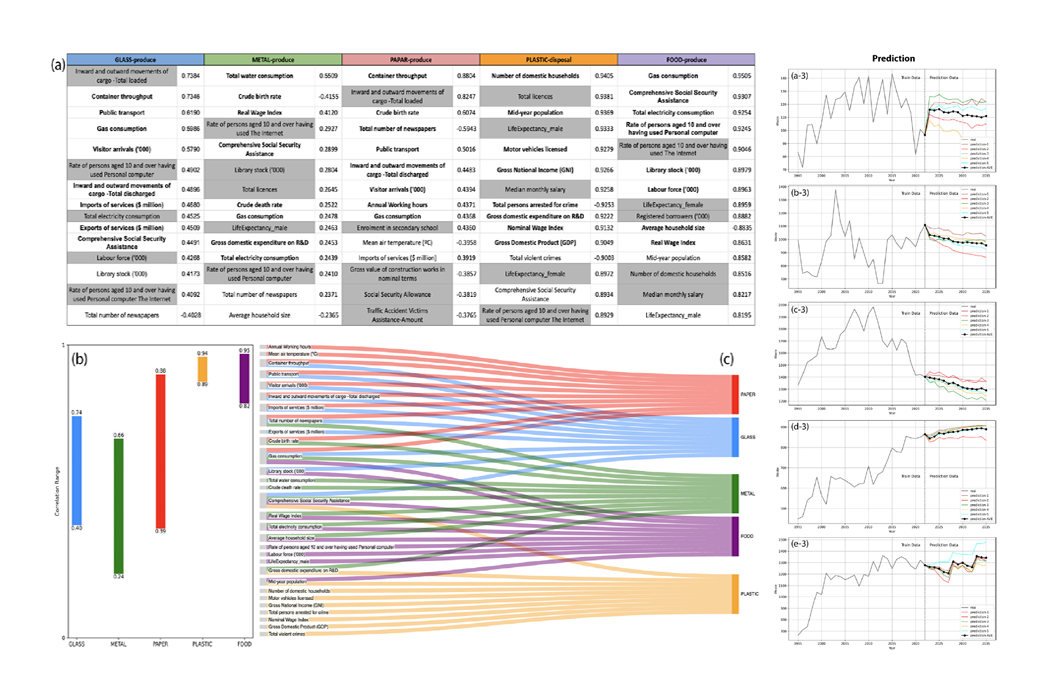
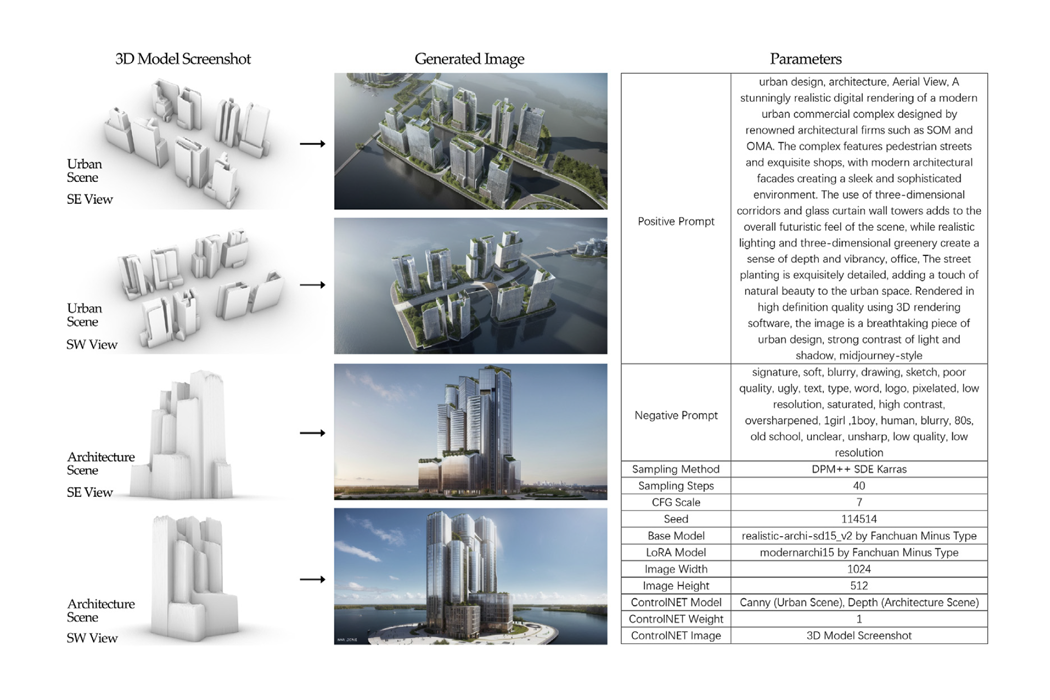
Before/after of a 1050x700 layered artwork. What changed in the layer stack:
removed layer "图层 2" over (x1=773, y1=52, x2=997, y2=650)
painted on "图层 1" over (x1=50, y1=51, x2=997, y2=650)
